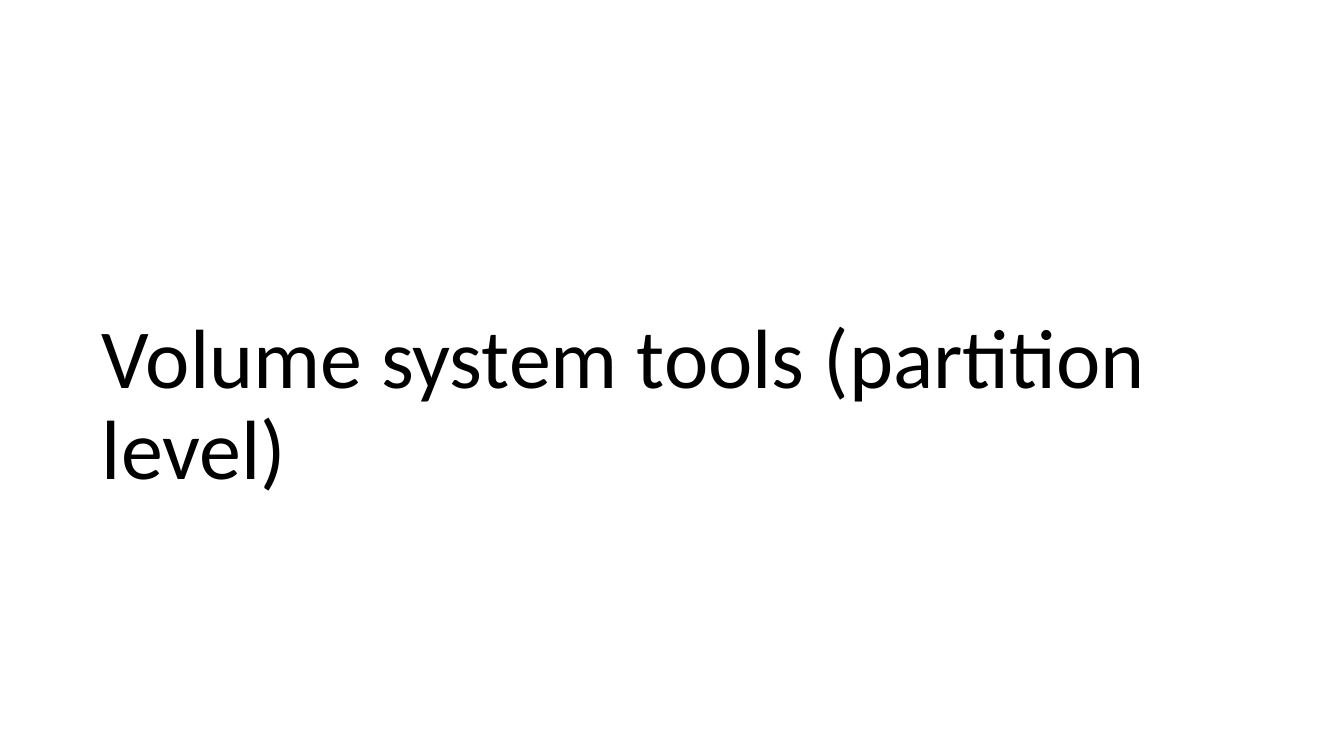
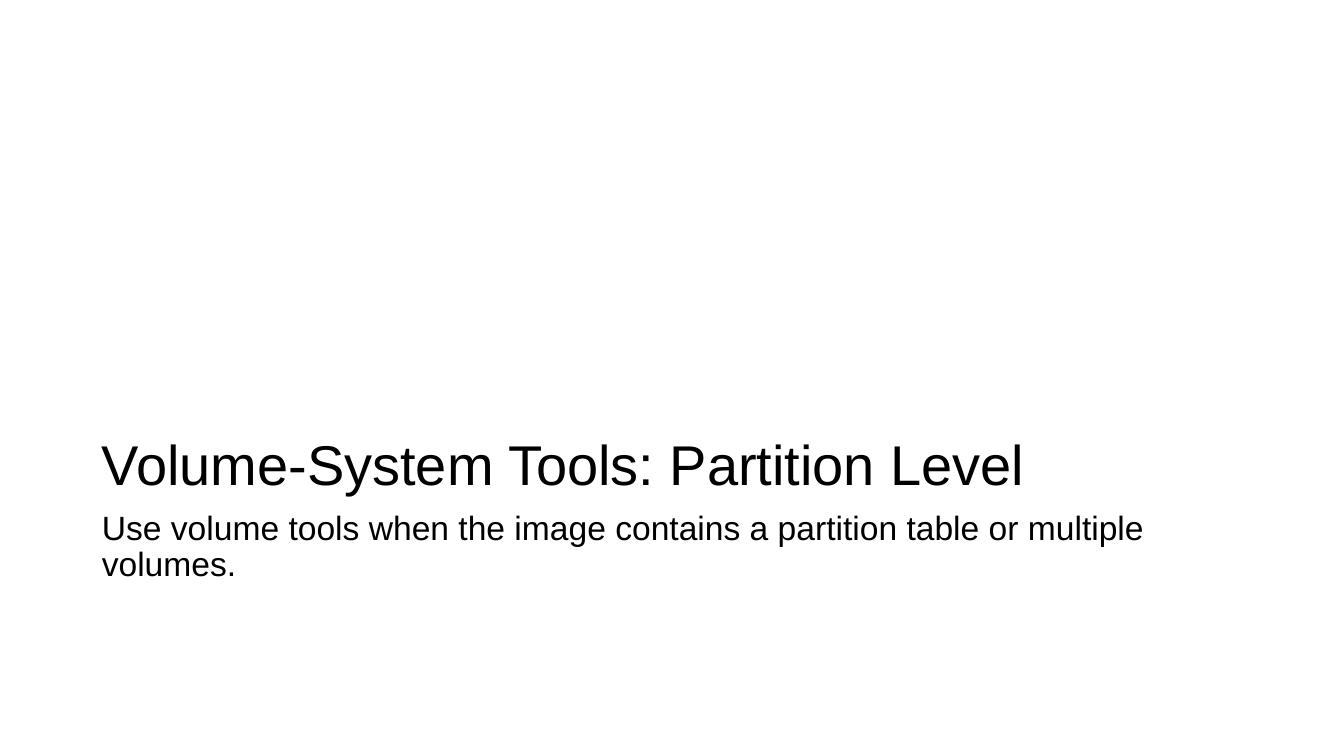
Before and after one commit to frankwxu/Digital-Forensics-Basic-Book, a slide deck: slide 22 of PPTs/Ch7_The_Sleuth_Kit_Tutorial.pptx (slide 20 before the commit). Drawn at 1344x756 pixels with LibreOffice and Linux fonts; fonts in the diff are those of the drawing; background and template pictures are left out. Boxes give left, top, right and bottom in pixels: in the first picture for what was removed or moved away, otherwise in the second. Text is boxed around its words. In the diff, an @@ line names an element or a change of style, - is before the commit and + after.

```diff
--- a/PPTs/Ch7_The_Sleuth_Kit_Tutorial.pptx
+++ b/PPTs/Ch7_The_Sleuth_Kit_Tutorial.pptx
@@ title at [102,444,1024,495]: text changed; size 60 to 40 pt; font Calibri to Arial @@
-Volume system tools (partition level)
+Volume-System Tools: Partition Level
@@ text added at [102,515,1144,577], 24 pt, text #000000 @@
+Use volume tools when the image contains a partition table or multiple volumes.
```
Also in this commit, not shown: 37 other slides changed, 4 slides added, 1 slide removed.
